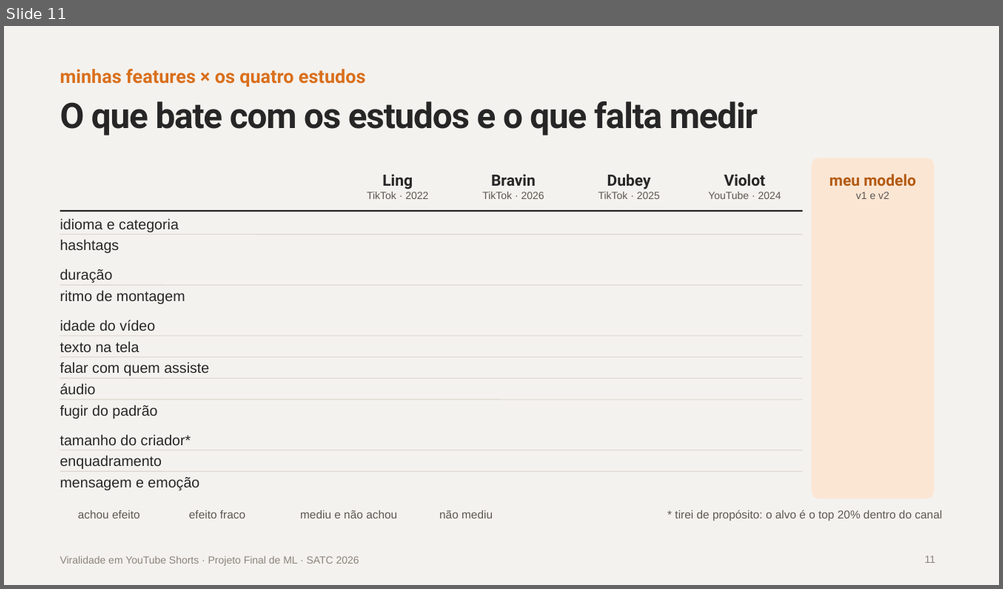
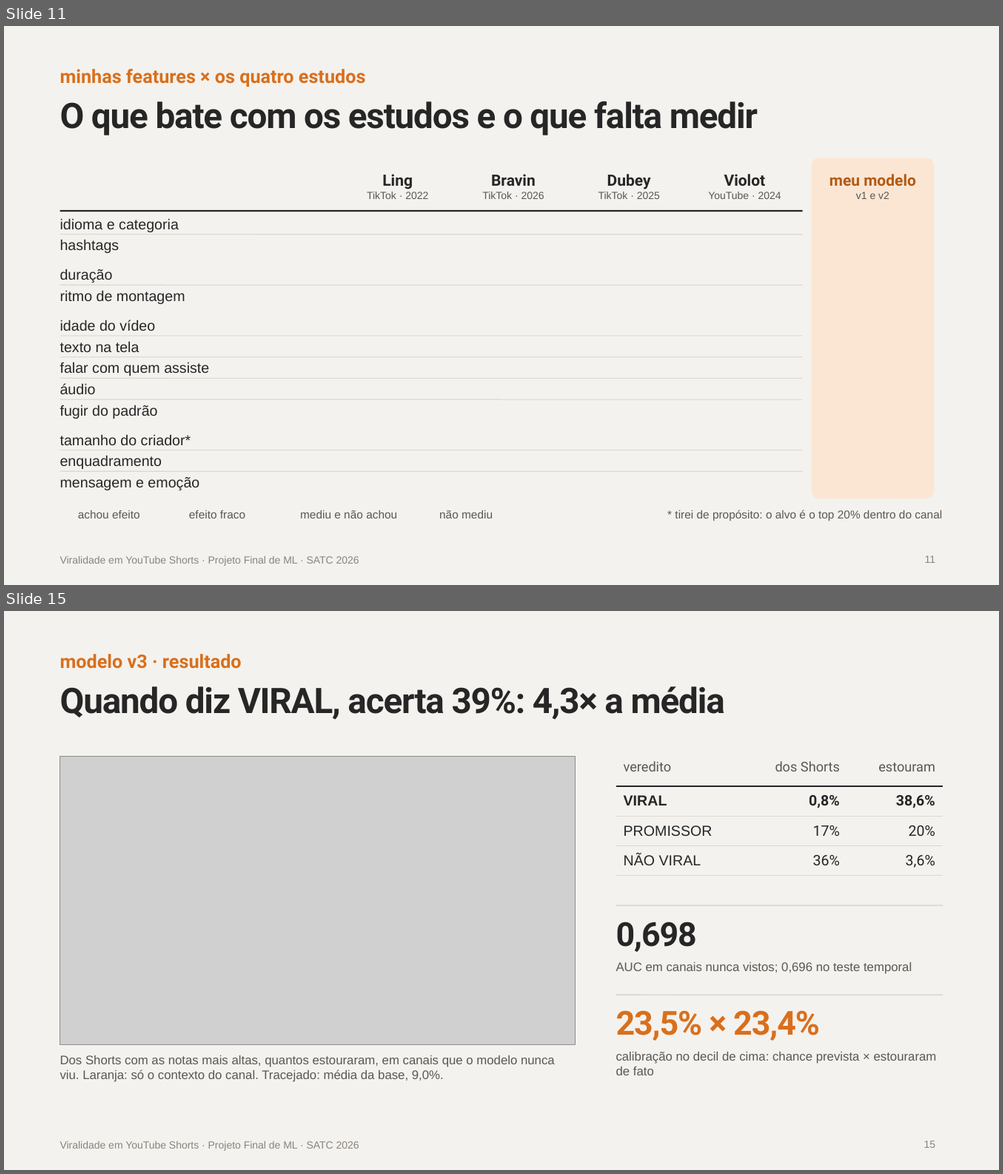
Before and after one commit to EricDagostim/ml-shortvideo-virality, a slide deck: reports/apresentacao/Viralidade_Shorts_Projeto_Final.pptx. Shown one above the other, each under a label of ours: slide 11 before the commit, slides 11 and 15 after it; the slides between them are not shown. The pictures are 1003x589 and 1003x1174 pixels, drawn with LibreOffice and Linux fonts; fonts in the diff are those of the drawing; grey boxes stand for pictures; background and template pictures are left out. Boxes give left, top, right and bottom in pixels: in the first picture for what was removed or moved away, otherwise in the second. Text is boxed around its words. In the diff, an @@ line names an element or a change of style, - is before the commit and + after.

```diff
--- a/reports/apresentacao/Viralidade_Shorts_Projeto_Final.pptx
+++ b/reports/apresentacao/Viralidade_Shorts_Projeto_Final.pptx
@@ slide 15 added at (4, 611, 999, 1170), background #F4F2EE; not listed: 1 template element that a slide beside it also shows @@
@@ text added at (60, 654, 242, 669), 18 pt, text #D96F1C, bold @@
+modelo v3 · resultado
@@ title added at (60, 686, 725, 720), 34 pt, text #262626, bold @@
+Quando diz VIRAL, acerta 39%: 4,3× a média
@@ picture added at (60, 757, 575, 1045) @@
@@ table added at (616, 757, 942, 876), 4 rows, 3 columns @@
+veredito | dos Shorts | estouram
+VIRAL | 0,8% | 38,6%
+PROMISSOR | 17% | 20%
+NÃO VIRAL | 36% | 3,6%
@@ line added from (616, 906) to (942, 906), #DDD8D0 1.25 pt @@
@@ text added at (616, 922, 697, 952), 32 pt, text #262626, bold @@
+0,698
@@ text added at (616, 963, 911, 974), 12 pt, text #5C5751 @@
+AUC em canais nunca vistos; 0,696 no teste temporal
@@ line added from (616, 995) to (942, 995), #DDD8D0 1.25 pt @@
@@ text added at (616, 1011, 819, 1041), 32 pt, text #D96F1C, bold @@
+23,5% × 23,4%
@@ text added at (616, 1052, 936, 1076), 12 pt, text #5C5751 @@
+calibração no decil de cima: chance prevista × estouraram de fato
@@ text added at (60, 1056, 555, 1082), 12 pt, text #5C5751 @@
+Dos Shorts com as notas mais altas, quantos estouraram, em canais que o modelo nunca viu. Laranja: só o contexto do canal. Tracejado: média da base, 9,0%.
@@ page number added at (924, 1141, 936, 1148), 10 pt, text #8A847C @@
+15
```
Also in this commit, not shown: 2 slides changed, 5 other slides added.
